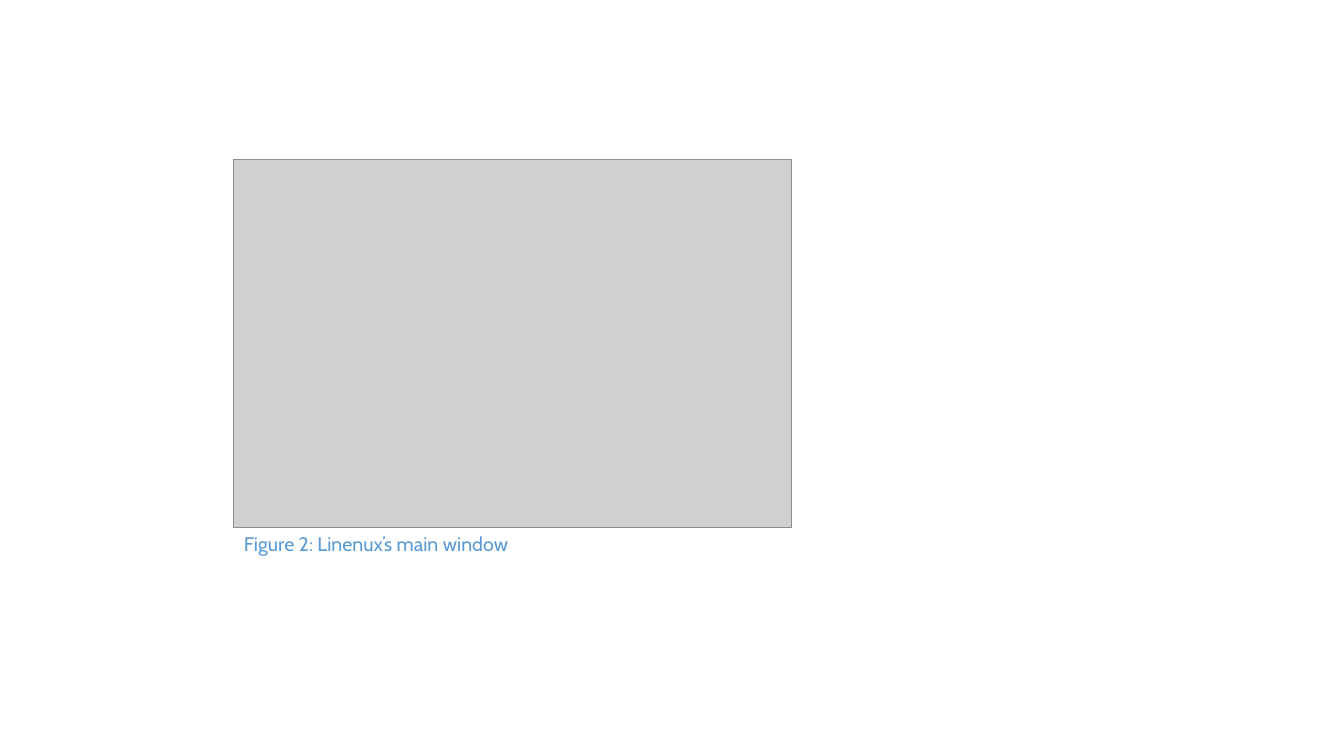
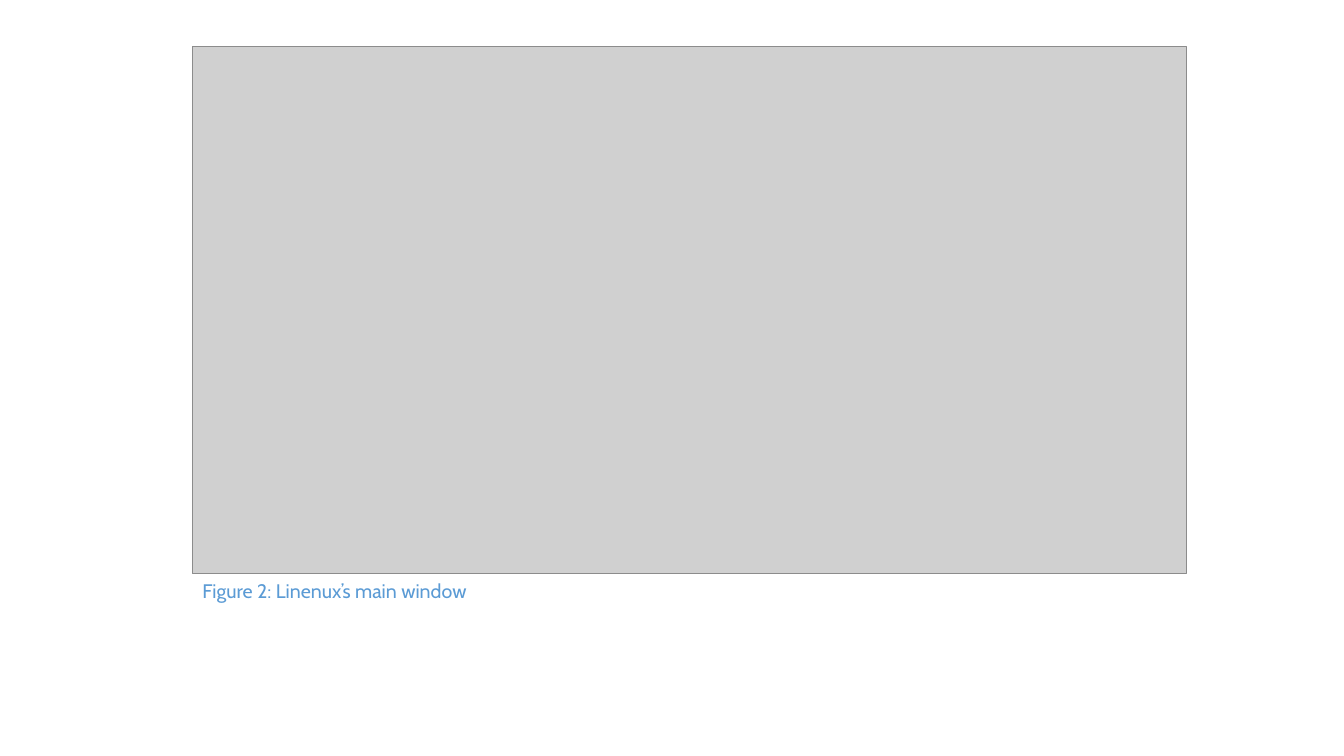
Before and after one commit to CS2103AUG2016-W11-C1/main, a slide deck: slide 2 of doc/UserGuide.pptx. Drawn at 1344x756 pixels with LibreOffice and Linux fonts; fonts in the diff are those of the drawing; grey boxes stand for pictures. Boxes give left, top, right and bottom in pixels: in the first picture for what was removed or moved away, otherwise in the second. Text is boxed around its words. In the diff, an @@ line names an element or a change of style, - is before the commit and + after.

```diff
--- a/doc/UserGuide.pptx
+++ b/doc/UserGuide.pptx
@@ picture added at <box>193,46,1187,574</box> @@
@@ picture removed at <box>234,159,791,527</box> @@
@@ text "Figure 2: Linenux’s main window": place and size @@
-text "Figure 2: Linenux’s main window" at <box>244,536,508,556</box>
+text "Figure 2: Linenux’s main window" at <box>202,583,466,603</box>
```
Also in this commit, not shown: 1 other file.
